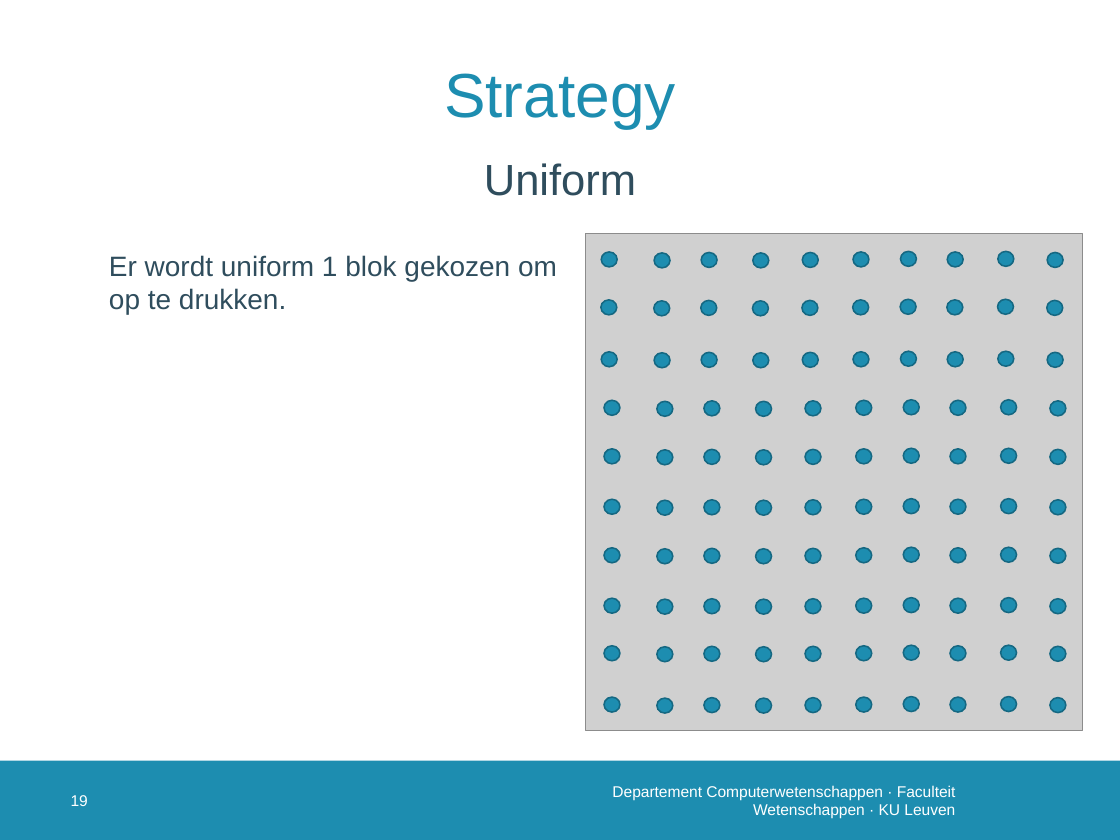
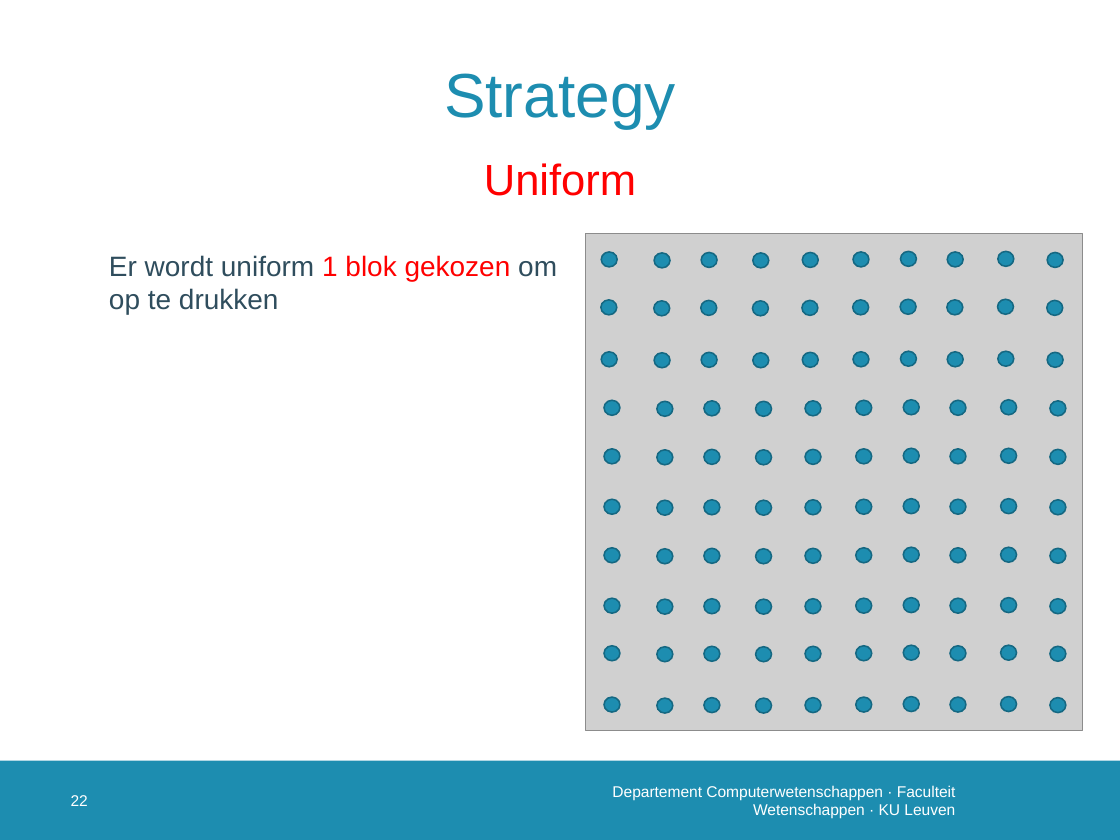
Before and after one commit to susverwimp/T208-Probabilistic-Programming-A-Case-Study, a slide deck: slide 23 of thesis/presentations/2 second/secondv2.pptx (slide 20 before the commit). Drawn at 1120x840 pixels with LibreOffice and Linux fonts; fonts in the diff are those of the drawing; grey boxes stand for pictures; background and template pictures are left out. Boxes give left, top, right and bottom in pixels: in the first picture for what was removed or moved away, otherwise in the second. Text is boxed around its words. In the diff, an @@ line names an element or a change of style, - is before the commit and + after.

```diff
--- a/thesis/presentations/2 second/secondv2.pptx
+++ b/thesis/presentations/2 second/secondv2.pptx
@@ text "Uniform" at bbox=[484, 163, 636, 196]: text colour #2F4D5D to #FF0000 @@
@@ text at bbox=[109, 255, 557, 314]: text changed @@
-Er wordt uniform 1 blok gekozen om op te drukken.
+Er wordt uniform 1 blok gekozen om op te drukken
@@ page number at bbox=[71, 795, 88, 806]: text changed @@
-19
+22
```
Also in this commit, not shown: 8 other slides changed, 4 slides added, 2 slides removed.
